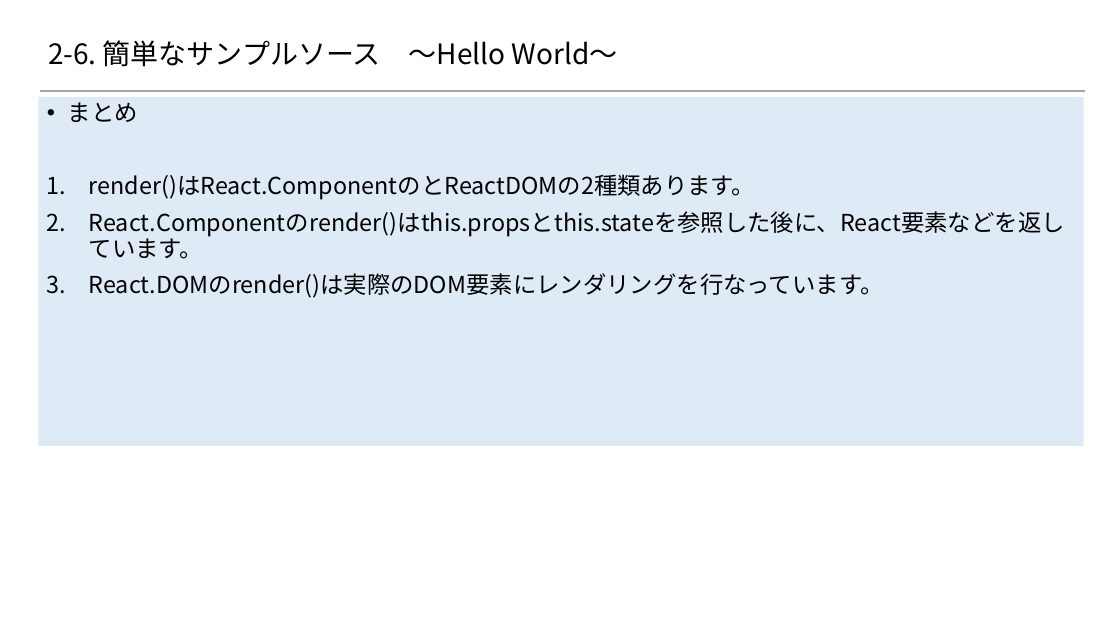
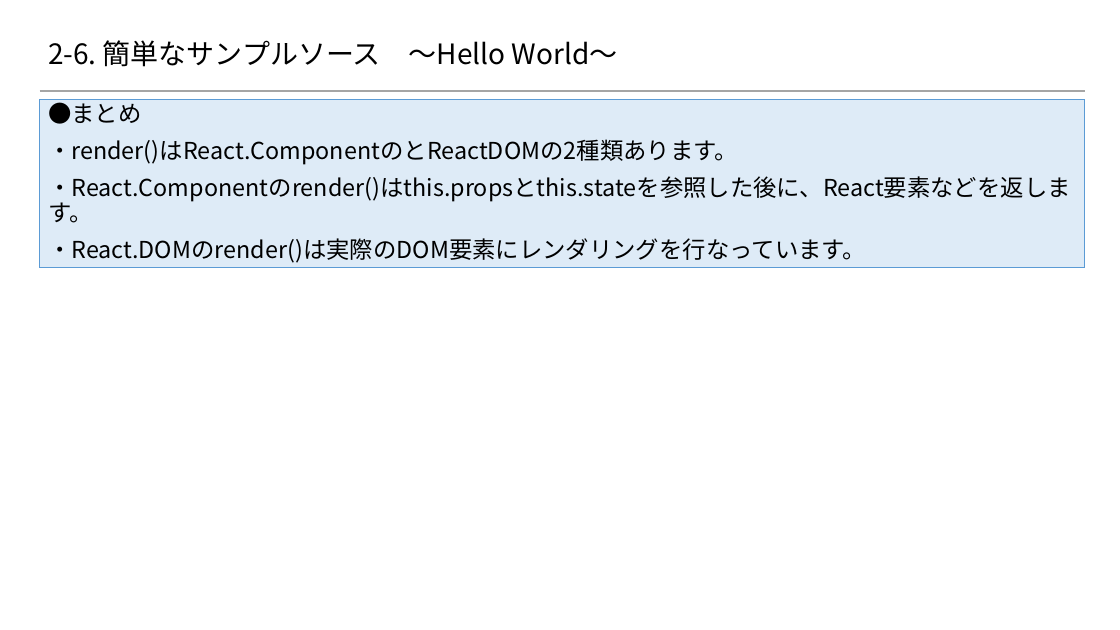
Before and after one commit to 2018SYSTEMI34/diary, a slide deck: slide 40 of doc/02_SlideShare/01.ネタ/２_Reactの基礎/Reactを用いたスマホアプリケーション開発入門 Reactの基礎編.pptx. Drawn at 1120x630 pixels with LibreOffice and Linux fonts; fonts in the diff are those of the drawing; background and template pictures are left out. Boxes give left, top, right and bottom in pixels: in the first picture for what was removed or moved away, otherwise in the second. Text is boxed around its words. In the diff, an @@ line names an element or a change of style, - is before the commit and + after.

```diff
--- a/doc/02_SlideShare/01.ネタ/２_Reactの基礎/Reactを用いたスマホアプリケーション開発入門 Reactの基礎編.pptx
+++ b/doc/02_SlideShare/01.ネタ/２_Reactの基礎/Reactを用いたスマホアプリケーション開発入門 Reactの基礎編.pptx
@@ text "●まとめ": place and size @@
-text "●まとめ" at [39,97,1084,445]
+text "●まとめ" at [39,99,1085,267]
@@ text "●まとめ" at [39,99,1085,267]: vertical alignment top to middle @@
@@ text at [48,99,1071,263]: text changed @@
-• まとめ
-1. render()はReact.ComponentのとReactDOMの2種類あります。
-2. React.Componentのrender()はthis.propsとthis.stateを参照した後に、React要素などを返しています。
-3. React.DOMのrender()は実際のDOM要素にレンダリングを行なっています。
+●まとめ
+・render()はReact.ComponentのとReactDOMの2種類あります。
+・React.Componentのrender()はthis.propsとthis.stateを参照した後に、React要素などを返します。
+・React.DOMのrender()は実際のDOM要素にレンダリングを行なっています。
```
Also in this commit, not shown: 44 other slides changed.
